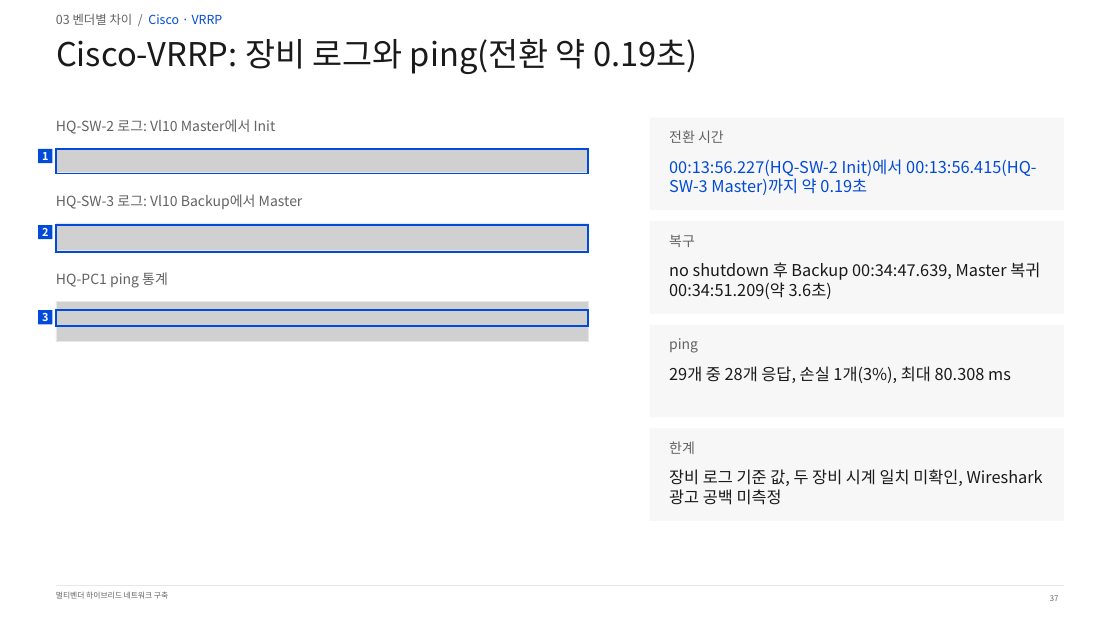
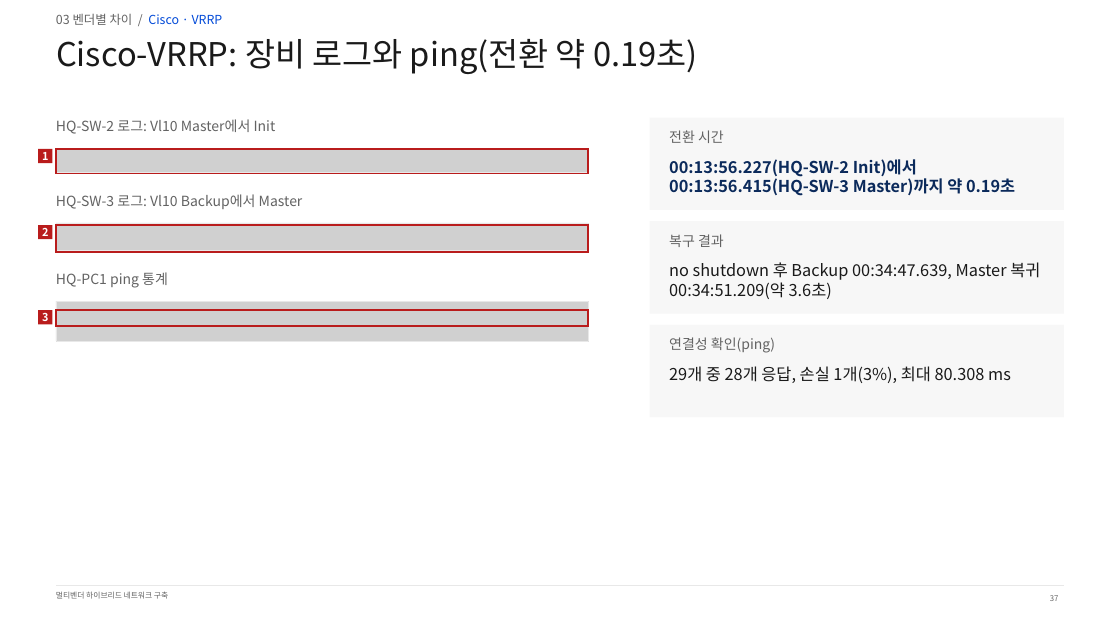
Before and after one commit to KSNAM97/multivendor-wan-dmvpn-mpls-lab, a slide deck: slide 37 of ppt/최종/멀티벤더_하이브리드_WAN_구축_남기석_261020.pptx. Drawn at 1120x630 pixels with LibreOffice and Linux fonts; fonts in the diff are those of the drawing; grey boxes stand for pictures. Boxes give left, top, right and bottom in pixels: in the first picture for what was removed or moved away, otherwise in the second. Text is boxed around its words. In the diff, an @@ line names an element or a change of style, - is before the commit and + after.

```diff
--- a/ppt/최종/멀티벤더_하이브리드_WAN_구축_남기석_261020.pptx
+++ b/ppt/최종/멀티벤더_하이브리드_WAN_구축_남기석_261020.pptx
@@ text "00:13:56.227(HQ-SW-2 Init)에서 00:13:56.415(HQ-SW-3 Master)까지  ..." at [669, 159, 1015, 196]: text colour #024AD8 to #0B2A5B, bold on @@
@@ text at [669, 234, 724, 247]: text changed @@
-복구
+복구 결과
@@ fill #024AD8 to #B91C1C in 3 elements at [38, 149, 52, 163], [38, 225, 52, 239], [38, 310, 52, 324] @@
@@ outline #024AD8 2.25 pt to #B91C1C 2.25 pt in 3 elements at [56, 149, 588, 174], [56, 225, 588, 252], [56, 310, 588, 326] @@
@@ text at [669, 337, 775, 353]: text changed @@
-ping
+연결성 확인(ping)
@@ rectangle removed at [650, 428, 1064, 521] @@
@@ text removed at [669, 441, 695, 454] @@
-한계
@@ text removed at [669, 469, 1043, 505] @@
-장비 로그 기준 값, 두 장비 시계 일치 미확인, Wireshark 광고 공백 미측정
```
Also in this commit, not shown: 42 other slides changed, 1 other file.
